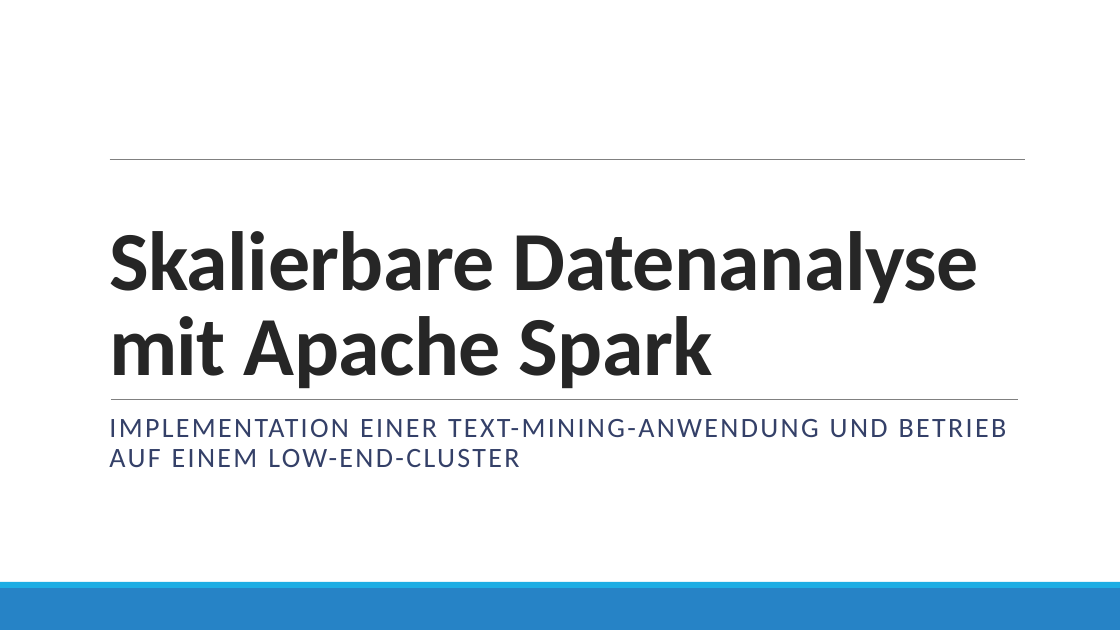
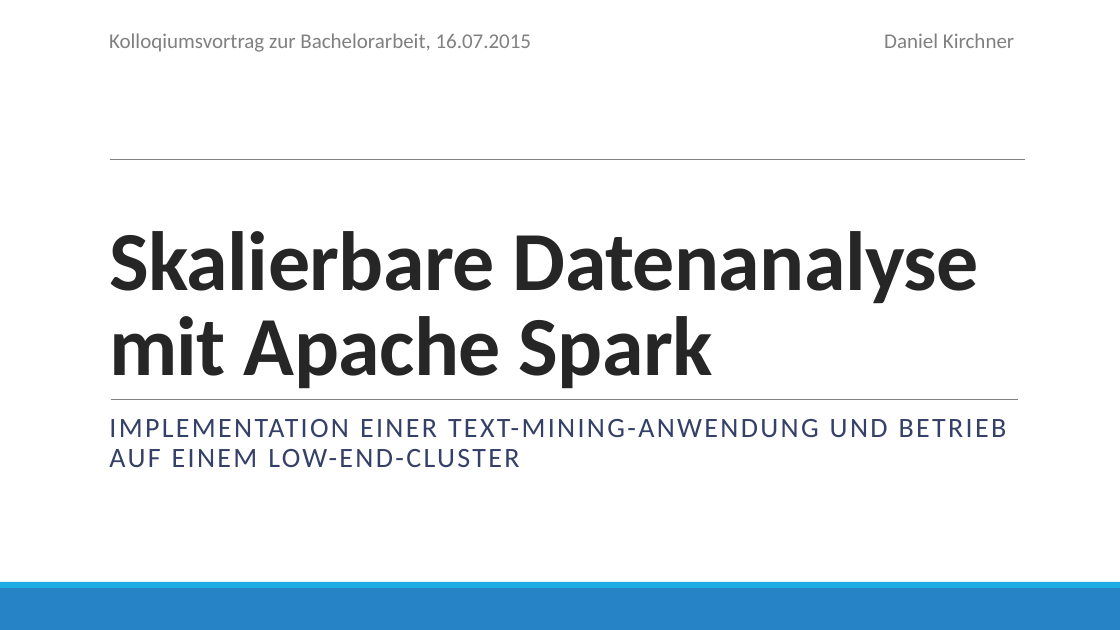
Before and after one commit to danck/bachelor_thesis, a slide deck: slide 1 of 0 - Entwürfe/Skalierbare Datenanalyse mit Apache Spark.pptx. Drawn at 1120x630 pixels with LibreOffice and Linux fonts; fonts in the diff are those of the drawing. Boxes give left, top, right and bottom in pixels: in the first picture for what was removed or moved away, otherwise in the second. Text is boxed around its words. In the diff, an @@ line names an element or a change of style, - is before the commit and + after.

```diff
--- a/0 - Entwürfe/Skalierbare Datenanalyse mit Apache Spark.pptx
+++ b/0 - Entwürfe/Skalierbare Datenanalyse mit Apache Spark.pptx
@@ text added at [109,33,532,52], 18 pt, text #808080 @@
+Kolloqiumsvortrag zur Bachelorarbeit, 16.07.2015
@@ text added at [884,33,1014,48], 18 pt, text #808080 @@
+Daniel Kirchner
```
Also in this commit, not shown: 4 other slides changed, 10 slides added, 3 slides removed.
